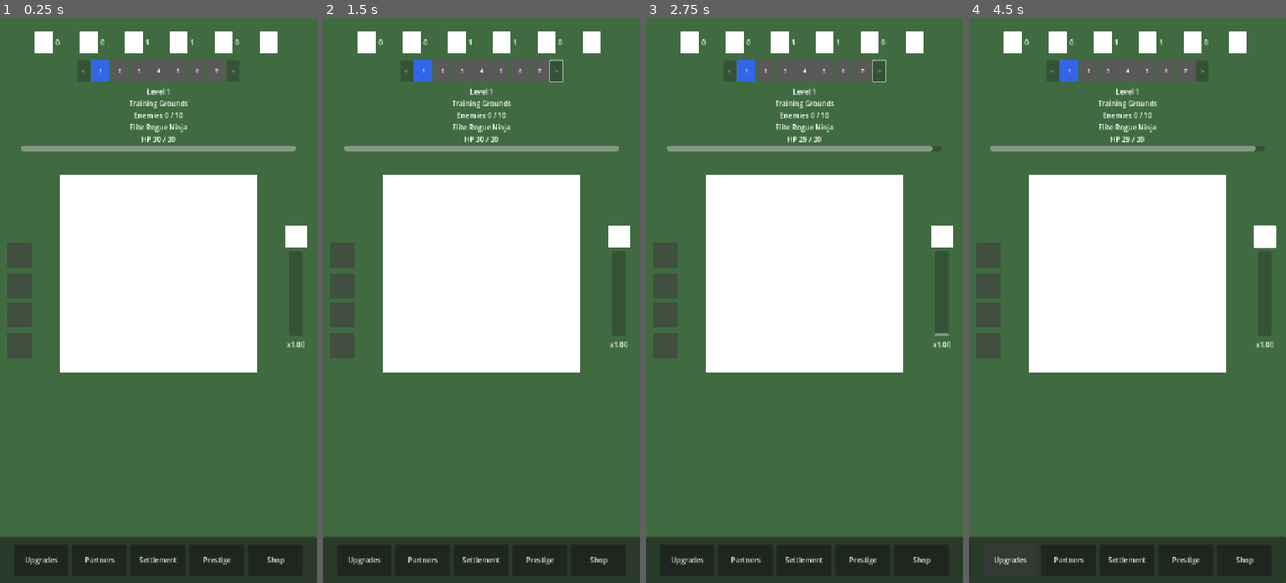
Above: before the commit, frames 1-4 (left to right).
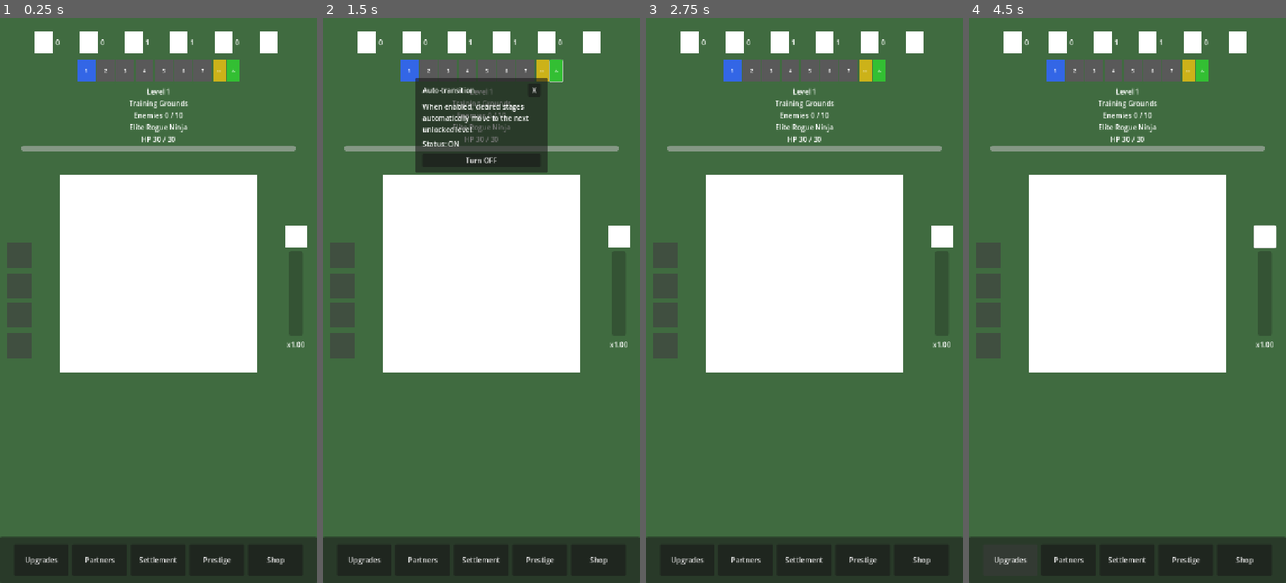
Above: after the commit, the same moments.

Repository: StanisRyz/naruto-clicker
Game: Godot game, scene res://scenes/main/Main.tscn
Same seed, same stepped clock (60 frames per second), same inputs: the game is played once before the commit and once after it.
Inputs (mouse positions are in pixels of both pictures, inside the frame that each line leads up to):
- Up to frame 1 (0.25 s): no input
- Up to frame 2 (1.5 s): click (541, 68) at 0.5 s, where only the run after the commit has a clickable ">>"; click (557, 68) at 1.25 s, where only the run after the commit has a clickable "A"
- Up to frame 3 (2.75 s): click (858, 91) at 2 s, where only the run after the commit has a clickable "X"
- Up to frame 4 (4.5 s): click "1" at 2.75 s; click (1263, 238) at 3.5 s; click "Upgrades" at 4.25 s

The runs differ from the first frame. In frame 1, 0.9% of the frame differs, in the area x 24-76%, y 7-12%; in frame 2, 7.7%, in the area x 24-76%, y 7-28%; in frame 3, 1.0%; in frame 4, 0.9%.

Commit message:
Add auto-transition stage control
Refine StageNavigator controls and add Auto-transition.

Changes include:
- Remove left/right step scroll buttons from StageNavigator.
- Keep a latest-level button that centers on max_unlocked_level.
- Preserve drag/swipe and mouse wheel scrolling.
- Center StageNavigator only after real level progression.
- Add AutoTransitionPopup with ON/OFF toggle.
- Allow cleared stages to unlock the next level without automatically moving when Auto-transition is off.
- Preserve boss farming, stage travel, tasks, abilities, combo, shop, prestige, and existing gameplay systems.

Diff:
--- a/scenes/game/ClickerScreen.gd
+++ b/scenes/game/ClickerScreen.gd
@@ -40,6 +40,7 @@
 
 @onready var primary_stats_panel: PrimaryStatsPanel = $PrimaryStatsPanel
 @onready var stage_navigator: Control = $MainContent/VBoxContainer/StageNavigator
+@onready var auto_transition_popup: Control = $AutoTransitionPopup
 @onready var progress_info_panel: ProgressInfoPanel = $MainContent/VBoxContainer/ProgressInfoPanel
 @onready var combo_panel: ComboPanel = $ComboPanel
 @onready var tasks_button: Button = $TasksButton
@@ -61,6 +62,9 @@
 
 func _ready() -> void:
 	stage_navigator.stage_selected.connect(_on_stage_selected)
+	stage_navigator.latest_requested.connect(_on_stage_latest_requested)
+	stage_navigator.auto_transition_popup_requested.connect(_on_auto_transition_popup_requested)
+	auto_transition_popup.auto_transition_toggled.connect(_on_auto_transition_toggled)
 	game_field.attack_requested.connect(_on_attack_requested)
 	ability_bar.autoclick_requested.connect(_on_autoclick_requested)
 	ability_bar.gold_bonus_requested.connect(_on_gold_bonus_requested)
@@ -133,6 +137,7 @@
 	_update_bottom_bar_view()
 	primary_stats_panel.update_view(state)
 	stage_navigator.update_view(state.current_level, state.max_unlocked_level)
+	stage_navigator.set_auto_transition_enabled(state.auto_stage_advance_enabled)
 	progress_info_panel.update_view(state)
 	_update_combo_panel()
 	game_field.update_view(state)
@@ -601,10 +606,24 @@
 	autoclick_accumulator = 0.0
 	enemy_transition_token += 1
 	game_field.set_enemy_transition_locked(false)
-	stage_navigator.center_on_level(level)
 	_sync_boss_timer()
 	_update_ui()
 	game_field.update_view(state)
+
+
+func _on_stage_latest_requested() -> void:
+	stage_navigator.center_on_latest_level()
+
+
+func _on_auto_transition_popup_requested(anchor_global_position: Vector2) -> void:
+	auto_transition_popup.show_popup(state, anchor_global_position)
+
+
+func _on_auto_transition_toggled(enabled: bool) -> void:
+	state.set_auto_stage_advance_enabled(enabled)
+	auto_transition_popup.refresh_view(state)
+	stage_navigator.set_auto_transition_enabled(enabled)
+	_update_ui()
 
 
 func _handle_status_text(_text: String) -> void:
@@ -620,6 +639,8 @@
 	_handle_status_text(result.get("status_text", ""))
 	enemy_transition_locked = false
 	game_field.set_enemy_transition_locked(false)
+	if result.get("advanced_to_next_level", false):
+		stage_navigator.center_on_level(state.current_level)
 	_update_ui()
 	_sync_boss_timer()
 	game_field.update_view(state)
--- a/scenes/game/ClickerScreen.tscn
+++ b/scenes/game/ClickerScreen.tscn
@@ -13,6 +13,7 @@
 [ext_resource type="PackedScene" path="res://scenes/ui/TasksWindow.tscn" id="11_tasks"]
 [ext_resource type="PackedScene" path="res://scenes/ui/ShopSheet.tscn" id="12_shop"]
 [ext_resource type="PackedScene" path="res://scenes/ui/StageNavigator.tscn" id="13_nav"]
+[ext_resource type="PackedScene" path="res://scenes/ui/AutoTransitionPopup.tscn" id="14_atp"]
 
 [node name="ClickerScreen" type="Control"]
 layout_mode = 3
@@ -180,5 +181,8 @@
 size_flags_horizontal = 3
 text = "Shop"
 
+[node name="AutoTransitionPopup" parent="." instance=ExtResource("14_atp")]
+layout_mode = 1
+
 [node name="TasksWindow" parent="." instance=ExtResource("11_tasks")]
 layout_mode = 1
--- /dev/null
+++ b/scenes/ui/AutoTransitionPopup.gd
@@ -0,0 +1,53 @@
+class_name AutoTransitionPopup
+extends Control
+
+signal auto_transition_toggled(enabled: bool)
+
+var _state: ClickerState = null
+
+@onready var _panel: PanelContainer = $PanelContainer
+@onready var _status_label: Label = $PanelContainer/MarginContainer/VBoxContainer/StatusLabel
+@onready var _toggle_button: Button = $PanelContainer/MarginContainer/VBoxContainer/ToggleButton
+@onready var _close_button: Button = $PanelContainer/MarginContainer/VBoxContainer/TitleRow/CloseButton
+
+
+func _ready() -> void:
+	visible = false
+	mouse_filter = MOUSE_FILTER_PASS
+	_close_button.pressed.connect(hide_popup)
+	_toggle_button.pressed.connect(_on_toggle_pressed)
+
+
+func show_popup(state: ClickerState, anchor_global_position: Vector2) -> void:
+	_state = state
+	refresh_view(state)
+	mouse_filter = MOUSE_FILTER_STOP
+	visible = true
+
+
+func refresh_view(state: ClickerState) -> void:
+	if state.auto_stage_advance_enabled:
+		_status_label.text = "Status: ON"
+		_toggle_button.text = "Turn OFF"
+	else:
+		_status_label.text = "Status: OFF"
+		_toggle_button.text = "Turn ON"
+
+
+func hide_popup() -> void:
+	visible = false
+	mouse_filter = MOUSE_FILTER_PASS
+	_state = null
+
+
+func _gui_input(event: InputEvent) -> void:
+	if event is InputEventMouseButton and event.pressed:
+		if not _panel.get_global_rect().has_point(event.global_position):
+			hide_popup()
+		accept_event()
+
+
+func _on_toggle_pressed() -> void:
+	if _state == null:
+		return
+	auto_transition_toggled.emit(not _state.auto_stage_advance_enabled)
--- /dev/null
+++ b/scenes/ui/AutoTransitionPopup.tscn
@@ -0,0 +1,65 @@
+[gd_scene load_steps=2 format=3]
+
+[ext_resource type="Script" path="res://scenes/ui/AutoTransitionPopup.gd" id="1_atp"]
+
+[node name="AutoTransitionPopup" type="Control"]
+layout_mode = 3
+anchors_preset = 15
+anchor_right = 1.0
+anchor_bottom = 1.0
+grow_horizontal = 2
+grow_vertical = 2
+mouse_filter = 2
+script = ExtResource("1_atp")
+visible = false
+
+[node name="PanelContainer" type="PanelContainer" parent="."]
+layout_mode = 1
+anchor_left = 0.5
+anchor_top = 0.0
+anchor_right = 0.5
+anchor_bottom = 0.0
+offset_left = -150.0
+offset_top = 136.0
+offset_right = 150.0
+offset_bottom = 320.0
+grow_horizontal = 2
+grow_vertical = 1
+mouse_filter = 0
+
+[node name="MarginContainer" type="MarginContainer" parent="PanelContainer"]
+layout_mode = 2
+theme_override_constants/margin_left = 16
+theme_override_constants/margin_top = 12
+theme_override_constants/margin_right = 16
+theme_override_constants/margin_bottom = 12
+
+[node name="VBoxContainer" type="VBoxContainer" parent="PanelContainer/MarginContainer"]
+layout_mode = 2
+theme_override_constants/separation = 10
+
+[node name="TitleRow" type="HBoxContainer" parent="PanelContainer/MarginContainer/VBoxContainer"]
+layout_mode = 2
+
+[node name="TitleLabel" type="Label" parent="PanelContainer/MarginContainer/VBoxContainer/TitleRow"]
+layout_mode = 2
+size_flags_horizontal = 3
+text = "Auto-transition"
+
+[node name="CloseButton" type="Button" parent="PanelContainer/MarginContainer/VBoxContainer/TitleRow"]
+layout_mode = 2
+custom_minimum_size = Vector2(28, 28)
+text = "X"
+
+[node name="DescLabel" type="Label" parent="PanelContainer/MarginContainer/VBoxContainer"]
+layout_mode = 2
+autowrap_mode = 3
+text = "When enabled, cleared stages automatically move to the next unlocked level."
+
+[node name="StatusLabel" type="Label" parent="PanelContainer/MarginContainer/VBoxContainer"]
+layout_mode = 2
+text = "Status: ON"
+
+[node name="ToggleButton" type="Button" parent="PanelContainer/MarginContainer/VBoxContainer"]
+layout_mode = 2
+text = "Turn OFF"
--- a/scenes/ui/StageNavigator.gd
+++ b/scenes/ui/StageNavigator.gd
@@ -2,28 +2,35 @@
 extends Control
 
 signal stage_selected(level: int)
+signal latest_requested
+signal auto_transition_popup_requested(anchor_global_position: Vector2)
 
 const DISPLAY_COUNT: int = 7
 const SIDE_COUNT: int = 3
 const BUTTON_SIZE: int = 40
-const SCROLL_BUTTON_WIDTH: int = 28
+const SIDE_BUTTON_SIZE: int = 28
 const DRAG_STAGE_THRESHOLD: float = 36.0
 const DRAG_MOVED_THRESHOLD: float = 8.0
 
 const COLOR_CURRENT: Color = Color(0.2, 0.4, 0.9, 1.0)
 const COLOR_UNLOCKED: Color = Color(1.0, 1.0, 1.0, 1.0)
 const COLOR_LOCKED: Color = Color(0.35, 0.35, 0.35, 1.0)
+const COLOR_LATEST: Color = Color(0.8, 0.7, 0.1, 1.0)
+const COLOR_AUTO_ON: Color = Color(0.2, 0.75, 0.2, 1.0)
+const COLOR_AUTO_OFF: Color = Color(0.45, 0.45, 0.45, 1.0)
 
 var visible_center_level: int = SIDE_COUNT + 1
 var _current_level: int = 1
 var _max_unlocked_level: int = 1
 var _has_initialized_view: bool = false
+var _auto_transition_enabled: bool = true
 
 var _stage_buttons: Array = []
 var _stage_rects: Array = []
 var _stage_labels: Array = []
-var _left_button: Button
-var _right_button: Button
+var _latest_button: Button
+var _auto_btn: Button
+var _auto_btn_rect: ColorRect
 
 var _is_dragging: bool = false
 var _drag_start_x: float = 0.0
@@ -47,10 +54,6 @@
 	hbox.mouse_filter = MOUSE_FILTER_PASS
 	add_child(hbox)
 
-	_left_button = _make_scroll_button("<")
-	_left_button.pressed.connect(_on_scroll_left)
-	hbox.add_child(_left_button)
-
 	for i: int in DISPLAY_COUNT:
 		var btn: Button = Button.new()
 		btn.custom_minimum_size = Vector2(BUTTON_SIZE, BUTTON_SIZE)
@@ -78,16 +81,37 @@
 		_stage_rects.append(rect)
 		_stage_labels.append(label)
 
-	_right_button = _make_scroll_button(">")
-	_right_button.pressed.connect(_on_scroll_right)
-	hbox.add_child(_right_button)
-
-
-func _make_scroll_button(label_text: String) -> Button:
+	_latest_button = _make_side_button(COLOR_LATEST, ">>")
+	_latest_button.pressed.connect(_on_latest_button_pressed)
+	hbox.add_child(_latest_button)
+
+	_auto_btn = _make_side_button(COLOR_AUTO_ON, "A")
+	_auto_btn_rect = _auto_btn.get_child(0) as ColorRect
+	_auto_btn.pressed.connect(_on_auto_transition_button_pressed)
+	hbox.add_child(_auto_btn)
+
+
+func _make_side_button(bg_color: Color, label_text: String) -> Button:
 	var btn: Button = Button.new()
-	btn.custom_minimum_size = Vector2(SCROLL_BUTTON_WIDTH, BUTTON_SIZE)
-	btn.text = label_text
+	btn.custom_minimum_size = Vector2(SIDE_BUTTON_SIZE, BUTTON_SIZE)
+	btn.flat = true
 	btn.mouse_filter = MOUSE_FILTER_STOP
+
+	var rect: ColorRect = ColorRect.new()
+	rect.set_anchors_and_offsets_preset(Control.PRESET_FULL_RECT)
+	rect.mouse_filter = MOUSE_FILTER_IGNORE
+	rect.color = bg_color
+	btn.add_child(rect)
+
+	var label: Label = Label.new()
+	label.set_anchors_and_offsets_preset(Control.PRESET_FULL_RECT)
+	label.horizontal_alignment = HORIZONTAL_ALIGNMENT_CENTER
+	label.vertical_alignment = VERTICAL_ALIGNMENT_CENTER
+	label.add_theme_font_size_override("font_size", 9)
+	label.mouse_filter = MOUSE_FILTER_IGNORE
+	label.text = label_text
+	btn.add_child(label)
+
 	return btn
 
 
@@ -165,6 +189,18 @@
 	_refresh_buttons()
 
 
+func center_on_latest_level() -> void:
+	visible_center_level = _max_unlocked_level
+	_clamp_center()
+	_refresh_buttons()
+
+
+func set_auto_transition_enabled(enabled: bool) -> void:
+	_auto_transition_enabled = enabled
+	if _auto_btn_rect != null:
+		_auto_btn_rect.color = COLOR_AUTO_ON if enabled else COLOR_AUTO_OFF
+
+
 func _clamp_center() -> void:
 	var min_center: int = SIDE_COUNT + 1
 	var max_center: int = maxi(_max_unlocked_level, min_center)
@@ -199,17 +235,6 @@
 			rect.color = COLOR_LOCKED
 			btn.disabled = true
 
-	_update_scroll_buttons()
-
-
-func _update_scroll_buttons() -> void:
-	var leftmost: int = visible_center_level - SIDE_COUNT
-	_left_button.disabled = leftmost <= 1
-
-	var rightmost: int = visible_center_level + SIDE_COUNT
-	var farthest_allowed: int = _max_unlocked_level + SIDE_COUNT
-	_right_button.disabled = rightmost >= farthest_allowed
-
 
 func _on_stage_button_pressed(button_index: int) -> void:
 	if _drag_moved:
@@ -222,9 +247,9 @@
 	stage_selected.emit(stage_level)
 
 
-func _on_scroll_left() -> void:
-	_scroll_by(-1)
-
-
-func _on_scroll_right() -> void:
-	_scroll_by(1)
+func _on_latest_button_pressed() -> void:
+	latest_requested.emit()
+
+
+func _on_auto_transition_button_pressed() -> void:
+	auto_transition_popup_requested.emit(_auto_btn.global_position)
--- a/scripts/game/ClickerState.gd
+++ b/scripts/game/ClickerState.gd
@@ -51,6 +51,7 @@
 var character_level_upgrade_cost: int = 5
 var current_level: int = 1
 var max_unlocked_level: int = 1
+var auto_stage_advance_enabled: bool = true
 var enemies_defeated_on_level: int = 0
 var enemies_required_per_level: int = 10
 var target_hp: int = 10
@@ -839,25 +840,45 @@
 	var status_text: String = "Enemy defeated! +%d gold" % earned_gold
 	var zone_changed: bool = false
 	var new_zone_name: String = ""
+	var advanced_to_next_level: bool = false
+	var level_unlocked: bool = false
+	var unlocked_level: int = max_unlocked_level
 
 	if did_level_up:
-		var old_zone_index: int = current_zone_index
-		current_level += 1
-		max_unlocked_level = maxi(max_unlocked_level, current_level)
-		enemies_defeated_on_level = 0
-		setup_current_level()
-		zone_changed = current_zone_index != old_zone_index
-		new_zone_name = zone_name
-		if zone_changed:
-			status_text = "New zone: %s" % zone_name
-		elif defeated_boss:
-			status_text = "Boss defeated! +%d gold. Level %d" % [earned_gold, current_level]
+		var next_level: int = current_level + 1
+		level_unlocked = max_unlocked_level < next_level
+		max_unlocked_level = maxi(max_unlocked_level, next_level)
+		unlocked_level = max_unlocked_level
+
+		if auto_stage_advance_enabled:
+			var old_zone_index: int = current_zone_index
+			current_level += 1
+			enemies_defeated_on_level = 0
+			setup_current_level()
+			zone_changed = current_zone_index != old_zone_index
+			new_zone_name = zone_name
+			advanced_to_next_level = true
+			if zone_changed:
+				status_text = "New zone: %s" % zone_name
+			elif defeated_boss:
+				status_text = "Boss defeated! +%d gold. Level %d" % [earned_gold, current_level]
+			else:
+				status_text = "Level up! Level %d" % current_level
 		else:
-			status_text = "Level up! Level %d" % current_level
+			enemies_defeated_on_level = 0
+			setup_current_level()
+			if defeated_boss:
+				status_text = "Boss defeated! +%d gold. Stage %d unlocked." % [earned_gold, next_level]
+			else:
+				status_text = "+%d gold. Stage %d unlocked." % [earned_gold, next_level]
 	else:
 		reset_target()
 
-	return _make_attack_result(true, did_level_up, earned_gold, damage_dealt, target_hp_before, 0, status_text, zone_changed, new_zone_name)
+	var base_result: Dictionary = _make_attack_result(true, did_level_up, earned_gold, damage_dealt, target_hp_before, 0, status_text, zone_changed, new_zone_name)
+	base_result["advanced_to_next_level"] = advanced_to_next_level
+	base_result["level_unlocked"] = level_unlocked
+	base_result["unlocked_level"] = unlocked_level
+	return base_result
 
 
 func buy_character_level_upgrade() -> Dictionary:
@@ -1983,6 +2004,10 @@
 		rally_active = false
 
 
+func set_auto_stage_advance_enabled(enabled: bool) -> void:
+	auto_stage_advance_enabled = enabled
+
+
 func fail_boss_level() -> Dictionary:
 	if is_boss_level and boss_retry_tokens > 0:
 		boss_retry_tokens -= 1
Not shown, added: scenes/ui/AutoTransitionPopup.gd.uid
Not shown, changed: AGENTS.md
Not shown, changed: README.md
